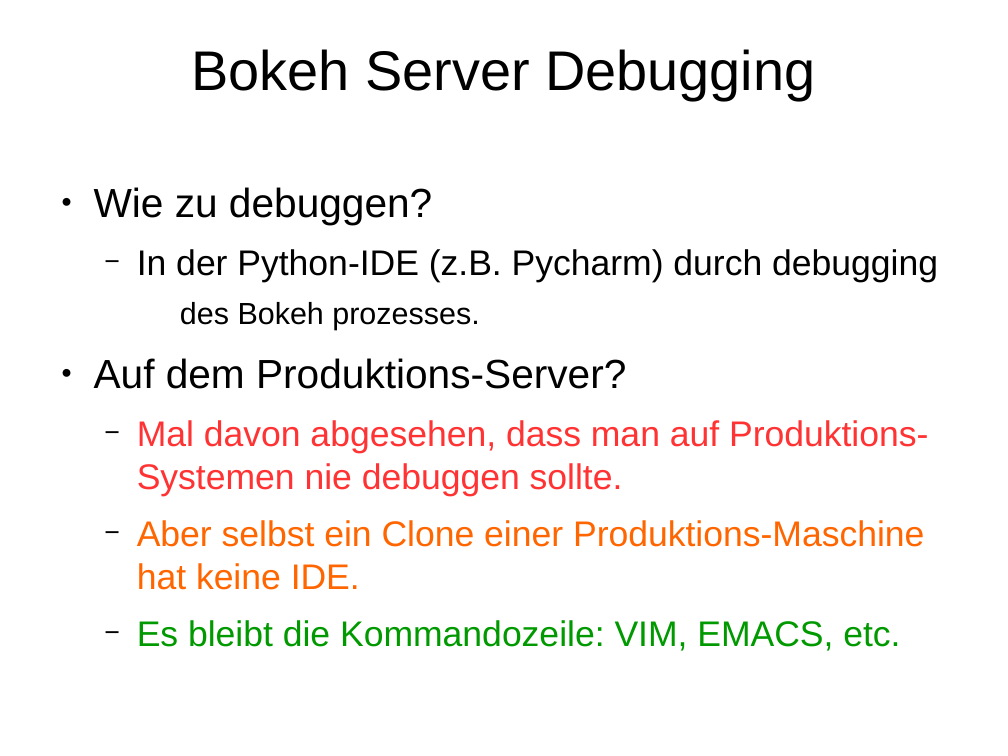
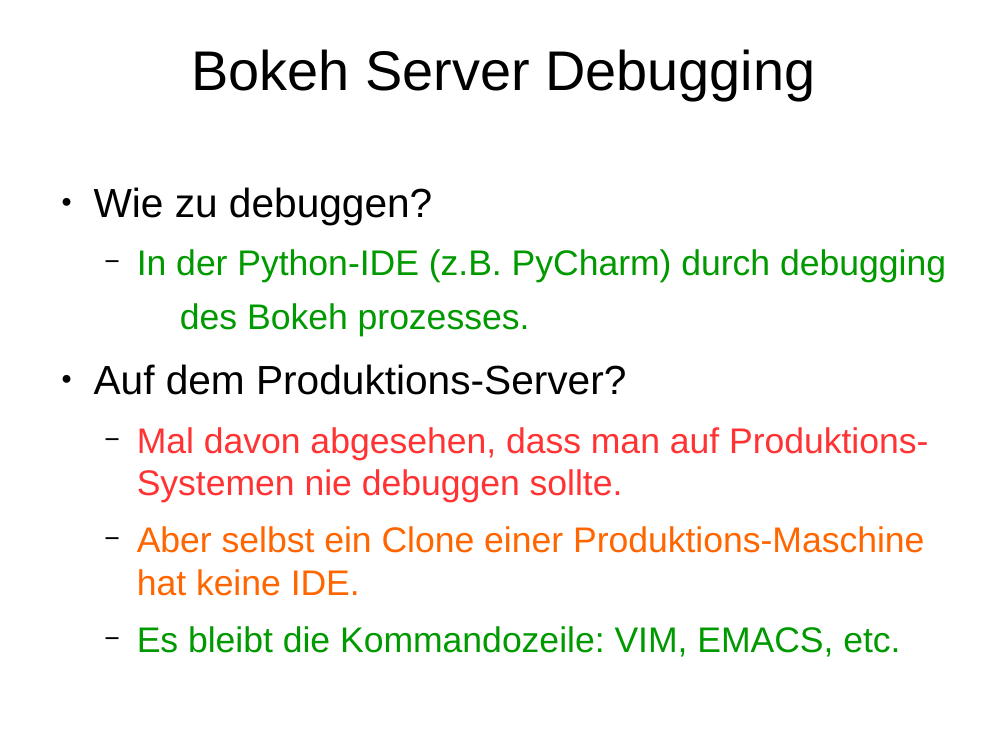
Before and after one commit to Inqbus/python_summit, a slide deck: slide 43 of vortrag/bokeh_sandra.odp. Drawn at 1008x756 pixels with LibreOffice and Linux fonts; fonts in the diff are those of the drawing. Boxes give left, top, right and bottom in pixels: in the first picture for what was removed or moved away, otherwise in the second. Text is boxed around its words. In the diff, an @@ line names an element or a change of style, - is before the commit and + after.

Commit message:
pycharm debugging added

```diff
--- a/vortrag/bokeh_sandra.odp
+++ b/vortrag/bokeh_sandra.odp
@@ text at (x1=137, y1=249, x2=946, y2=282): text changed; text colour #000000 to #009900 @@
-  − In der Python-IDE (z.B. Pycharm) durch debugging
+  − In der Python-IDE (z.B. PyCharm) durch debugging
@@ text at (x1=180, y1=303, x2=530, y2=336): size 24 to 28 pt, text colour #000000 to #009900 in "des Bokeh prozesses." @@
```
Also in this commit, not shown: 8 other slides changed, 3 slides added.
